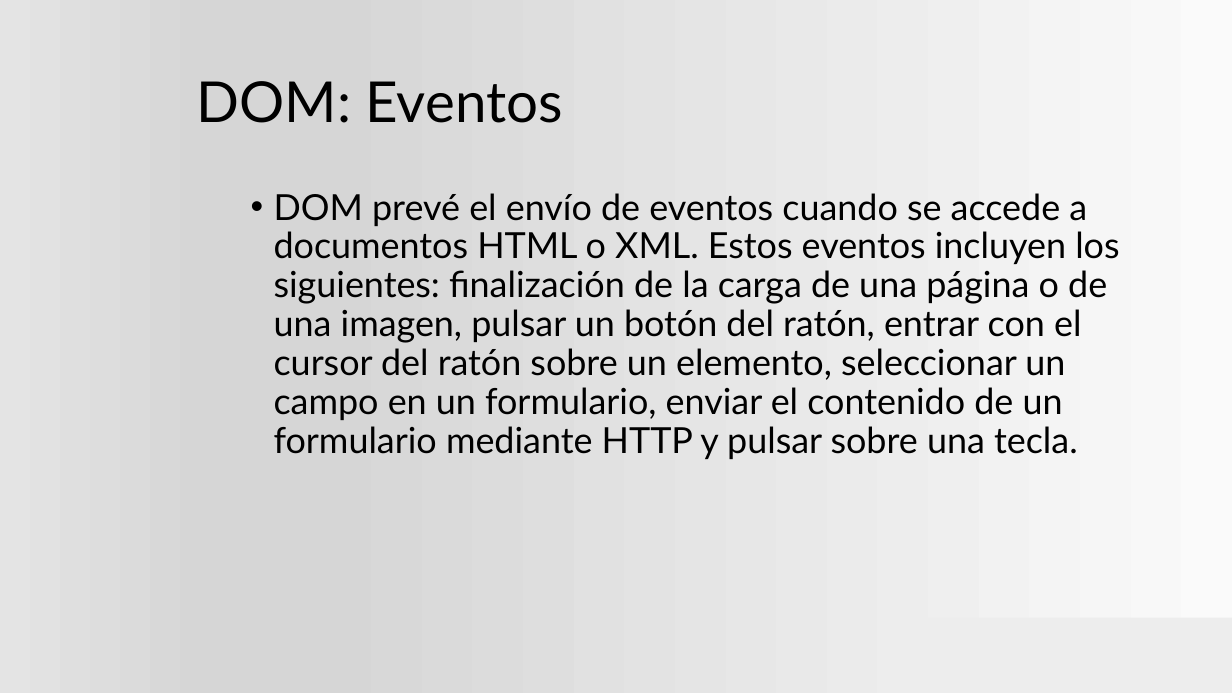
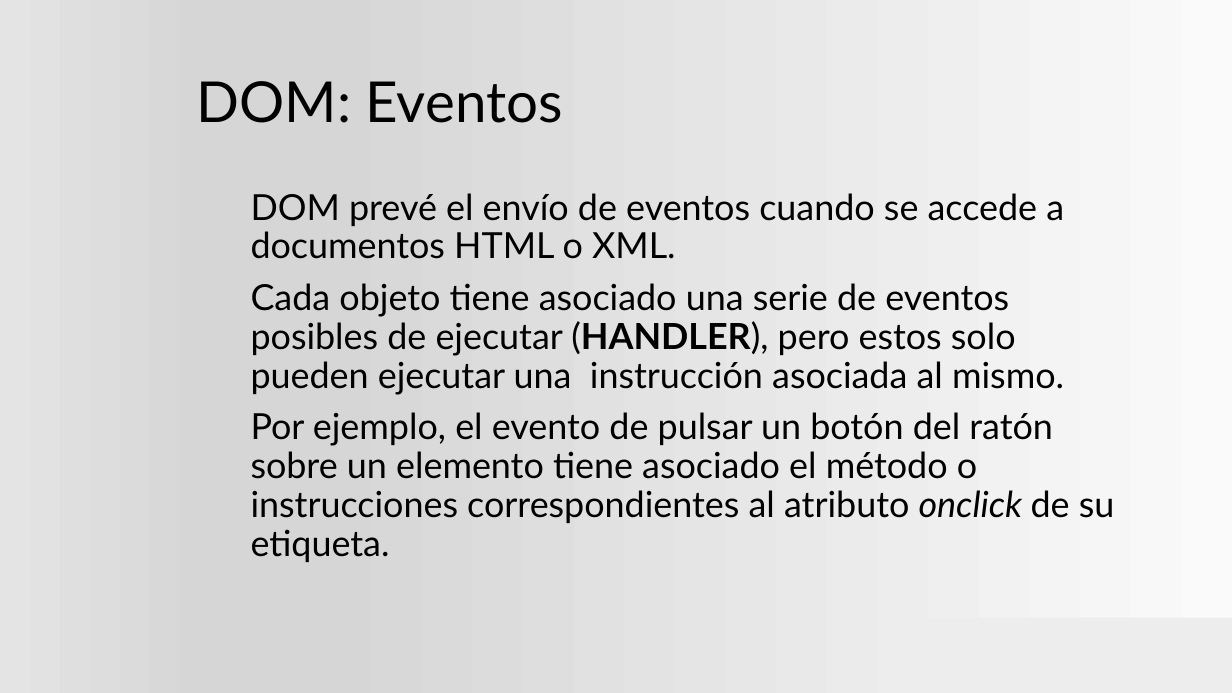
Before and after one commit to ProfVillegas/DAW, a slide deck: slide 95 of Plantilla.pptx (slide 71 before the commit). Drawn at 1232x693 pixels with LibreOffice and Linux fonts; fonts in the diff are those of the drawing; background and template pictures are left out. Boxes give left, top, right and bottom in pixels: in the first picture for what was removed or moved away, otherwise in the second. Text is boxed around its words. In the diff, an @@ line names an element or a change of style, - is before the commit and + after.

```diff
--- a/Plantilla.pptx
+++ b/Plantilla.pptx
@@ text at box(251, 193, 1115, 562): text changed @@
-• DOM prevé el envío de eventos cuando se accede a documentos HTML o XML. Estos eventos incluyen los siguientes: finalización de la carga de una página o de una imagen, pulsar un botón del ratón, entrar con el cursor del ratón sobre un elemento, seleccionar un campo en un formulario, enviar el contenido de un formulario mediante HTTP y pulsar sobre una tecla.
+DOM prevé el envío de eventos cuando se accede a documentos HTML o XML.
+Cada objeto tiene asociado una serie de eventos posibles de ejecutar (HANDLER), pero estos solo pueden ejecutar una instrucción asociada al mismo.
+Por ejemplo, el evento de pulsar un botón del ratón sobre un elemento tiene asociado el método o instrucciones correspondientes al atributo onclick de su etiqueta.
```
Also in this commit, not shown: 9 other slides changed, 34 slides added, 4 slides removed.
